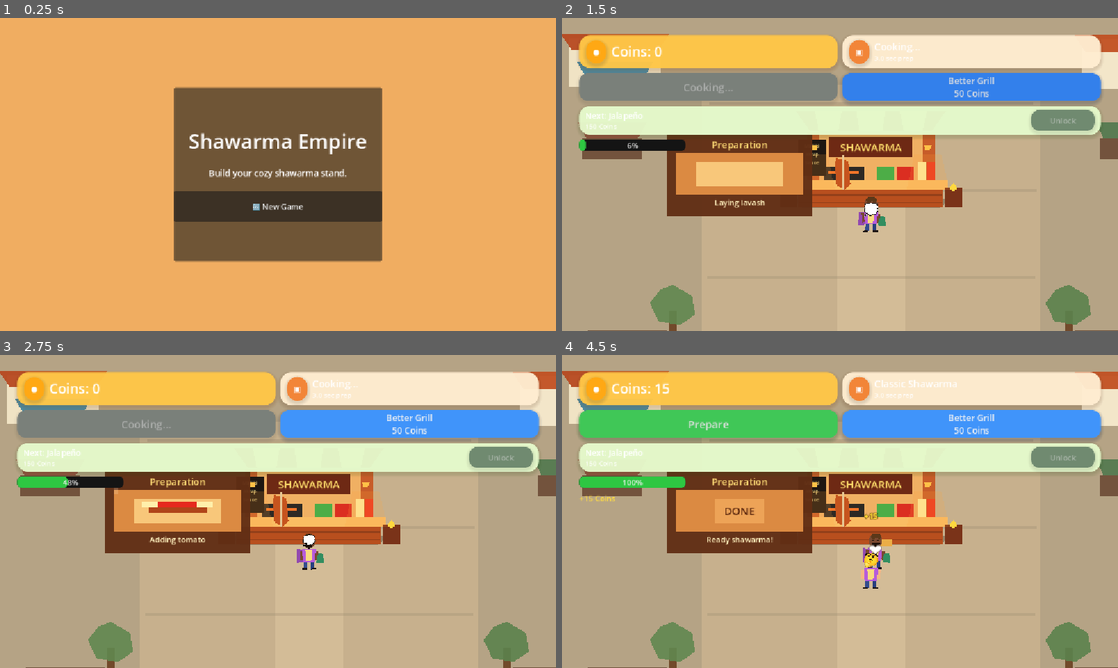
Above: before the commit, frames 1-4 (two rows, left to right).
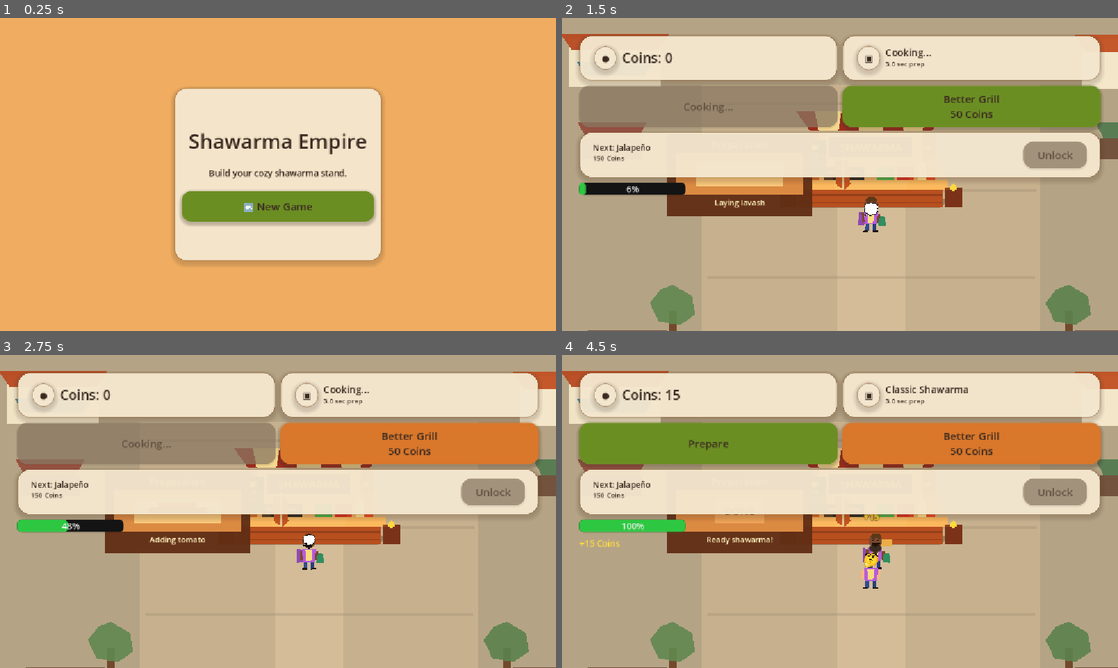
Above: after the commit, the same moments.

Repository: pyto159/ShawarmaEmpire
Game: Godot game, scene res://Scenes/MainMenu.tscn
Same seed, same stepped clock (60 frames per second), same inputs: the game is played once before the commit and once after it.
Inputs:
- Up to frame 1 (0.25 s): no input
- Up to frame 2 (1.5 s): click "🆕 New Game" at 0.5 s; click "Prepare" at 1.25 s
- Up to frame 3 (2.75 s): click "Better Grill 50 Coins" at 2 s
- Up to frame 4 (4.5 s): click "Better Grill 50 Coins" at 2.75 s; click "Better Grill 50 Coins" at 3.5 s

The runs differ from the first frame. In frame 1, 21% of the frame differs, in the area x 31-69%, y 22-79%; in frame 2, 38%; in frame 3, 38%; in frame 4, 39%, in the area x 2-98%, y 5-64%.
Error before the commit: Cannot call method 'add_theme_stylebox_override' on a null value. (res://Scenes/MainMenu.gd:23)

Commit message:
Add unified UI theme

Diff:
--- /dev/null
+++ b/shawarma-empire/Resources/UI/ShawarmaTheme.tres
@@ -0,0 +1,123 @@
+[gd_resource type="Theme" load_steps=8 format=3 uid="uid://shawarma_theme"]
+
+[sub_resource type="StyleBoxFlat" id="StyleBoxFlat_button_normal"]
+bg_color = Color(0.419608, 0.556863, 0.137255, 1)
+corner_radius_top_left = 20
+corner_radius_top_right = 20
+corner_radius_bottom_right = 20
+corner_radius_bottom_left = 20
+content_margin_left = 18.0
+content_margin_top = 12.0
+content_margin_right = 18.0
+content_margin_bottom = 12.0
+shadow_color = Color(0.227451, 0.164706, 0.12549, 0.28)
+shadow_size = 8
+shadow_offset = Vector2(0, 4)
+
+[sub_resource type="StyleBoxFlat" id="StyleBoxFlat_button_hover"]
+bg_color = Color(0.85098, 0.466667, 0.168627, 1)
+corner_radius_top_left = 20
+corner_radius_top_right = 20
+corner_radius_bottom_right = 20
+corner_radius_bottom_left = 20
+content_margin_left = 18.0
+content_margin_top = 12.0
+content_margin_right = 18.0
+content_margin_bottom = 12.0
+shadow_color = Color(0.227451, 0.164706, 0.12549, 0.30)
+shadow_size = 9
+shadow_offset = Vector2(0, 5)
+
+[sub_resource type="StyleBoxFlat" id="StyleBoxFlat_button_pressed"]
+bg_color = Color(0.545098, 0.352941, 0.168627, 1)
+corner_radius_top_left = 20
+corner_radius_top_right = 20
+corner_radius_bottom_right = 20
+corner_radius_bottom_left = 20
+content_margin_left = 18.0
+content_margin_top = 13.0
+content_margin_right = 18.0
+content_margin_bottom = 11.0
+shadow_color = Color(0.227451, 0.164706, 0.12549, 0.18)
+shadow_size = 4
+shadow_offset = Vector2(0, 2)
+
+[sub_resource type="StyleBoxFlat" id="StyleBoxFlat_button_disabled"]
+bg_color = Color(0.545098, 0.47451, 0.388235, 0.72)
+corner_radius_top_left = 20
+corner_radius_top_right = 20
+corner_radius_bottom_right = 20
+corner_radius_bottom_left = 20
+content_margin_left = 18.0
+content_margin_top = 12.0
+content_margin_right = 18.0
+content_margin_bottom = 12.0
+shadow_color = Color(0.227451, 0.164706, 0.12549, 0.10)
+shadow_size = 3
+shadow_offset = Vector2(0, 2)
+
+[sub_resource type="StyleBoxFlat" id="StyleBoxFlat_panel"]
+bg_color = Color(0.956863, 0.905882, 0.811765, 0.96)
+border_width_left = 2
+border_width_top = 2
+border_width_right = 2
+border_width_bottom = 2
+border_color = Color(0.545098, 0.352941, 0.168627, 0.28)
+corner_radius_top_left = 24
+corner_radius_top_right = 24
+corner_radius_bottom_right = 24
+corner_radius_bottom_left = 24
+content_margin_left = 16.0
+content_margin_top = 12.0
+content_margin_right = 16.0
+content_margin_bottom = 12.0
+shadow_color = Color(0.227451, 0.164706, 0.12549, 0.18)
+shadow_size = 10
+shadow_offset = Vector2(0, 5)
+
+[sub_resource type="StyleBoxFlat" id="StyleBoxFlat_popup_panel"]
+bg_color = Color(0.956863, 0.905882, 0.811765, 1)
+border_width_left = 2
+border_width_top = 2
+border_width_right = 2
+border_width_bottom = 2
+border_color = Color(0.545098, 0.352941, 0.168627, 0.38)
+corner_radius_top_left = 24
+corner_radius_top_right = 24
+corner_radius_bottom_right = 24
+corner_radius_bottom_left = 24
+content_margin_left = 18.0
+content_margin_top = 14.0
+content_margin_right = 18.0
+content_margin_bottom = 14.0
+shadow_color = Color(0.227451, 0.164706, 0.12549, 0.28)
+shadow_size = 14
+shadow_offset = Vector2(0, 6)
+
+[sub_resource type="StyleBoxFlat" id="StyleBoxFlat_line_edit"]
+bg_color = Color(0.956863, 0.905882, 0.811765, 1)
+corner_radius_top_left = 12
+corner_radius_top_right = 12
+corner_radius_bottom_right = 12
+corner_radius_bottom_left = 12
+
+[resource]
+default_font_size = 18
+Button/colors/font_color = Color(0.227451, 0.164706, 0.12549, 1)
+Button/colors/font_hover_color = Color(0.227451, 0.164706, 0.12549, 1)
+Button/colors/font_pressed_color = Color(0.227451, 0.164706, 0.12549, 1)
+Button/colors/font_disabled_color = Color(0.227451, 0.164706, 0.12549, 0.58)
+Button/font_sizes/font_size = 22
+Button/styles/disabled = SubResource("StyleBoxFlat_button_disabled")
+Button/styles/focus = SubResource("StyleBoxFlat_button_hover")
+Button/styles/hover = SubResource("StyleBoxFlat_button_hover")
+Button/styles/normal = SubResource("StyleBoxFlat_button_normal")
+Button/styles/pressed = SubResource("StyleBoxFlat_button_pressed")
+Label/colors/font_color = Color(0.227451, 0.164706, 0.12549, 1)
+Panel/styles/panel = SubResource("StyleBoxFlat_panel")
+PanelContainer/styles/panel = SubResource("StyleBoxFlat_panel")
+PopupPanel/styles/panel = SubResource("StyleBoxFlat_popup_panel")
+AcceptDialog/styles/panel = SubResource("StyleBoxFlat_popup_panel")
+ConfirmationDialog/colors/title_color = Color(0.776471, 0.352941, 0.227451, 1)
+ConfirmationDialog/styles/panel = SubResource("StyleBoxFlat_popup_panel")
+LineEdit/styles/normal = SubResource("StyleBoxFlat_line_edit")
--- a/shawarma-empire/Scenes/MainMenu.gd
+++ b/shawarma-empire/Scenes/MainMenu.gd
@@ -2,53 +2,16 @@
 
 const GAME_SCENE_PATH: String = "res://Scenes/Main.tscn"
 const NEW_GAME_CONFIRMATION_TEXT: String = "Start a new game?\nYour current progress will be permanently deleted."
-const PANEL_CORNER_RADIUS: int = 28
-const BUTTON_CORNER_RADIUS: int = 20
-
 @onready var continue_button: Button = %ContinueButton
 @onready var new_game_button: Button = %NewGameButton
 @onready var confirmation_dialog: ConfirmationDialog = %NewGameConfirmationDialog
 
 
 func _ready() -> void:
-	_apply_theme()
 	continue_button.visible = SaveManager.has_save()
 	continue_button.pressed.connect(_on_continue_pressed)
 	new_game_button.pressed.connect(_on_new_game_pressed)
 	confirmation_dialog.confirmed.connect(_on_new_game_confirmed)
-
-
-func _apply_theme() -> void:
-	var panel: PanelContainer = %MenuPanel
-	panel.add_theme_stylebox_override("panel", _create_panel_style(Color(1.0, 0.91, 0.76, 0.96)))
-	for button: Button in [continue_button, new_game_button]:
-		button.add_theme_font_size_override("font_size", 26)
-		button.add_theme_stylebox_override("normal", _create_button_style(Color(0.24, 0.63, 0.34, 1.0)))
-		button.add_theme_stylebox_override("hover", _create_button_style(Color(0.30, 0.72, 0.40, 1.0)))
-		button.add_theme_stylebox_override("pressed", _create_button_style(Color(0.18, 0.50, 0.27, 1.0)))
-
-
-func _create_panel_style(color: Color) -> StyleBoxFlat:
-	var style: StyleBoxFlat = StyleBoxFlat.new()
-	style.bg_color = color
-	style.corner_radius_top_left = PANEL_CORNER_RADIUS
-	style.corner_radius_top_right = PANEL_CORNER_RADIUS
-	style.corner_radius_bottom_left = PANEL_CORNER_RADIUS
-	style.corner_radius_bottom_right = PANEL_CORNER_RADIUS
-	style.shadow_color = Color(0.25, 0.12, 0.04, 0.22)
-	style.shadow_size = 12
-	style.shadow_offset = Vector2(0, 6)
-	return style
-
-
-func _create_button_style(color: Color) -> StyleBoxFlat:
-	var style: StyleBoxFlat = StyleBoxFlat.new()
-	style.bg_color = color
-	style.corner_radius_top_left = BUTTON_CORNER_RADIUS
-	style.corner_radius_top_right = BUTTON_CORNER_RADIUS
-	style.corner_radius_bottom_left = BUTTON_CORNER_RADIUS
-	style.corner_radius_bottom_right = BUTTON_CORNER_RADIUS
-	return style
 
 
 func _on_continue_pressed() -> void:
--- a/shawarma-empire/Scripts/UI/GameHUD.gd
+++ b/shawarma-empire/Scripts/UI/GameHUD.gd
@@ -14,9 +14,6 @@
 const FEEDBACK_VISIBLE_SECONDS: float = 1.5
 const NO_ORDER_TIME_TEXT: String = "No active order"
 const ORDER_TIME_SUFFIX: String = " sec prep"
-const PANEL_CORNER_RADIUS: int = 22
-const BUTTON_CORNER_RADIUS: int = 18
-const ICON_CORNER_RADIUS: int = 21
 const BUTTON_PRESSED_SCALE: Vector2 = Vector2(0.97, 0.97)
 const BUTTON_NORMAL_SCALE: Vector2 = Vector2.ONE
 const BUTTON_ANIMATION_SECONDS: float = 0.08
@@ -25,16 +22,11 @@
 
 @export var cooking_stand_path: NodePath
 @export var active_customer_path: NodePath
-@onready var coins_panel: PanelContainer = %CoinsPanel
-@onready var coin_icon: PanelContainer = %CoinIcon
-@onready var recipe_icon: PanelContainer = %RecipeIcon
-@onready var order_panel: PanelContainer = %OrderPanel
 @onready var coins_label: Label = %CoinsLabel
 @onready var order_label: Label = %OrderLabel
 @onready var order_time_label: Label = %OrderTimeLabel
 @onready var prepare_button: Button = %PrepareButton
 @onready var upgrade_button: Button = %UpgradeButton
-@onready var ingredient_panel: PanelContainer = %IngredientPanel
 @onready var ingredient_label: Label = %IngredientLabel
 @onready var ingredient_cost_label: Label = %IngredientCostLabel
 @onready var ingredient_unlock_button: Button = %IngredientUnlockButton
@@ -48,7 +40,7 @@
 
 
 func _ready() -> void:
-	_apply_mobile_hud_theme()
+	_apply_mobile_hud_layout()
 	prepare_button.pressed.connect(_on_prepare_button_pressed)
 	prepare_button.button_down.connect(_on_prepare_button_down)
 	prepare_button.button_up.connect(_on_prepare_button_up)
@@ -89,67 +81,16 @@
 	_update_display()
 
 
-func _apply_mobile_hud_theme() -> void:
+func _apply_mobile_hud_layout() -> void:
 	add_theme_constant_override("margin_left", 18)
 	add_theme_constant_override("margin_top", 18)
 	add_theme_constant_override("margin_right", 18)
 	add_theme_constant_override("margin_bottom", 18)
-	coins_panel.add_theme_stylebox_override("panel", _create_panel_style(Color(1.0, 0.78, 0.28, 0.96), Color(0.46, 0.24, 0.05, 0.20)))
-	order_panel.add_theme_stylebox_override("panel", _create_panel_style(Color(1.0, 0.93, 0.82, 0.96), Color(0.32, 0.16, 0.06, 0.16)))
-	coin_icon.add_theme_stylebox_override("panel", _create_icon_style(Color(1.0, 0.66, 0.08, 1.0)))
-	recipe_icon.add_theme_stylebox_override("panel", _create_icon_style(Color(0.95, 0.52, 0.22, 1.0)))
-	prepare_button.add_theme_stylebox_override("normal", _create_button_style(Color(0.25, 0.78, 0.34, 1.0), Color(0.06, 0.25, 0.09, 0.24)))
-	prepare_button.add_theme_stylebox_override("hover", _create_button_style(Color(0.30, 0.84, 0.39, 1.0), Color(0.06, 0.25, 0.09, 0.24)))
-	prepare_button.add_theme_stylebox_override("pressed", _create_button_style(Color(0.18, 0.62, 0.26, 1.0), Color(0.03, 0.12, 0.05, 0.18)))
-	prepare_button.add_theme_stylebox_override("disabled", _create_button_style(Color(0.48, 0.50, 0.48, 1.0), Color(0.12, 0.12, 0.12, 0.10)))
-	upgrade_button.add_theme_stylebox_override("normal", _create_button_style(Color(0.20, 0.50, 0.92, 1.0), Color(0.04, 0.12, 0.28, 0.22)))
-	upgrade_button.add_theme_stylebox_override("hover", _create_button_style(Color(0.25, 0.58, 0.98, 1.0), Color(0.04, 0.12, 0.28, 0.22)))
-	upgrade_button.add_theme_stylebox_override("pressed", _create_button_style(Color(0.13, 0.36, 0.72, 1.0), Color(0.02, 0.07, 0.18, 0.16)))
-	upgrade_button.add_theme_stylebox_override("disabled", _create_button_style(Color(0.36, 0.46, 0.58, 1.0), Color(0.08, 0.10, 0.12, 0.10)))
-	ingredient_panel.add_theme_stylebox_override("panel", _create_panel_style(Color(0.90, 0.98, 0.80, 0.96), Color(0.15, 0.28, 0.06, 0.16)))
-	ingredient_unlock_button.add_theme_stylebox_override("normal", _create_button_style(Color(0.22, 0.68, 0.38, 1.0), Color(0.04, 0.16, 0.08, 0.22)))
-	ingredient_unlock_button.add_theme_stylebox_override("hover", _create_button_style(Color(0.28, 0.76, 0.44, 1.0), Color(0.04, 0.16, 0.08, 0.22)))
-	ingredient_unlock_button.add_theme_stylebox_override("pressed", _create_button_style(Color(0.16, 0.50, 0.28, 1.0), Color(0.02, 0.08, 0.04, 0.16)))
-	ingredient_unlock_button.add_theme_stylebox_override("disabled", _create_button_style(Color(0.44, 0.54, 0.44, 1.0), Color(0.08, 0.10, 0.08, 0.10)))
 	coins_label.add_theme_font_size_override("font_size", 28)
 	order_label.add_theme_font_size_override("font_size", 20)
 	order_time_label.add_theme_font_size_override("font_size", 14)
-	prepare_button.add_theme_font_size_override("font_size", 22)
-	upgrade_button.add_theme_font_size_override("font_size", 18)
 	ingredient_label.add_theme_font_size_override("font_size", 17)
 	ingredient_cost_label.add_theme_font_size_override("font_size", 14)
-	ingredient_unlock_button.add_theme_font_size_override("font_size", 16)
-
-
-func _create_panel_style(color: Color, shadow_color: Color) -> StyleBoxFlat:
-	var style: StyleBoxFlat = StyleBoxFlat.new()
-	style.bg_color = color
-	style.corner_radius_top_left = PANEL_CORNER_RADIUS
-	style.corner_radius_top_right = PANEL_CORNER_RADIUS
-	style.corner_radius_bottom_left = PANEL_CORNER_RADIUS
-	style.corner_radius_bottom_right = PANEL_CORNER_RADIUS
-	style.shadow_color = shadow_color
-	style.shadow_size = 8
-	style.shadow_offset = Vector2(0, 4)
-	return style
-
-
-func _create_icon_style(color: Color) -> StyleBoxFlat:
-	var style: StyleBoxFlat = _create_panel_style(color, Color(0, 0, 0, 0.12))
-	style.corner_radius_top_left = ICON_CORNER_RADIUS
-	style.corner_radius_top_right = ICON_CORNER_RADIUS
-	style.corner_radius_bottom_left = ICON_CORNER_RADIUS
-	style.corner_radius_bottom_right = ICON_CORNER_RADIUS
-	return style
-
-
-func _create_button_style(color: Color, shadow_color: Color) -> StyleBoxFlat:
-	var style: StyleBoxFlat = _create_panel_style(color, shadow_color)
-	style.corner_radius_top_left = BUTTON_CORNER_RADIUS
-	style.corner_radius_top_right = BUTTON_CORNER_RADIUS
-	style.corner_radius_bottom_left = BUTTON_CORNER_RADIUS
-	style.corner_radius_bottom_right = BUTTON_CORNER_RADIUS
-	return style
 
 
 func _animate_prepare_button(target_scale: Vector2) -> void:
--- a/shawarma-empire/project.godot
+++ b/shawarma-empire/project.godot
@@ -29,6 +29,10 @@
 window/stretch/mode="canvas_items"
 window/stretch/aspect="expand"
 
+[gui]
+
+theme/custom="res://Resources/UI/ShawarmaTheme.tres"
+
 [physics]
 
 3d/physics_engine="Jolt Physics"
Not shown, changed: Docs/TECHNICAL.md
